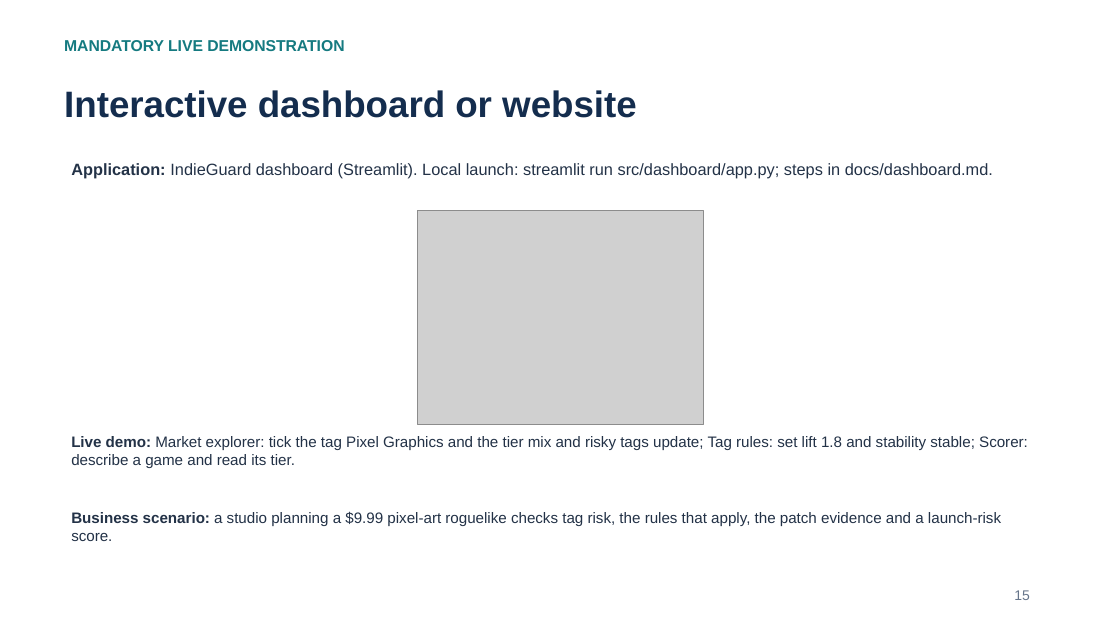
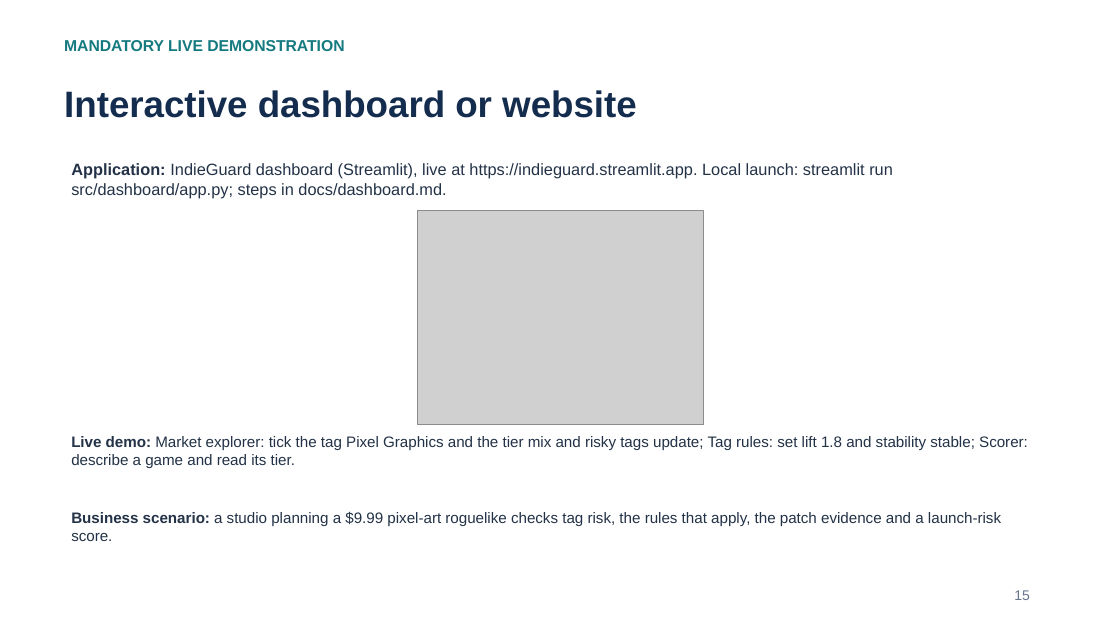
Before and after one commit to Shan713/IndieGuard, a slide deck: slide 15 of slides/review2.pptx. Drawn at 1120x630 pixels with LibreOffice and Linux fonts; fonts in the diff are those of the drawing; grey boxes stand for pictures. Boxes give left, top, right and bottom in pixels: in the first picture for what was removed or moved away, otherwise in the second. Text is boxed around its words. In the diff, an @@ line names an element or a change of style, - is before the commit and + after.

Commit message:
Dashboard deployed at indieguard.streamlit.app: README, report, slides, docs

```diff
--- a/slides/review2.pptx
+++ b/slides/review2.pptx
@@ text at (71,163,893,199): text changed @@
-Application: IndieGuard dashboard (Streamlit). Local launch: streamlit run src/dashboard/app.py; steps in docs/dashboard.md.
+Application: IndieGuard dashboard (Streamlit), live at https://indieguard.streamlit.app. Local launch: streamlit run src/dashboard/app.py; steps in docs/dashboard.md.
```
Also in this commit, not shown: 1 other slide changed, 5 other files.
